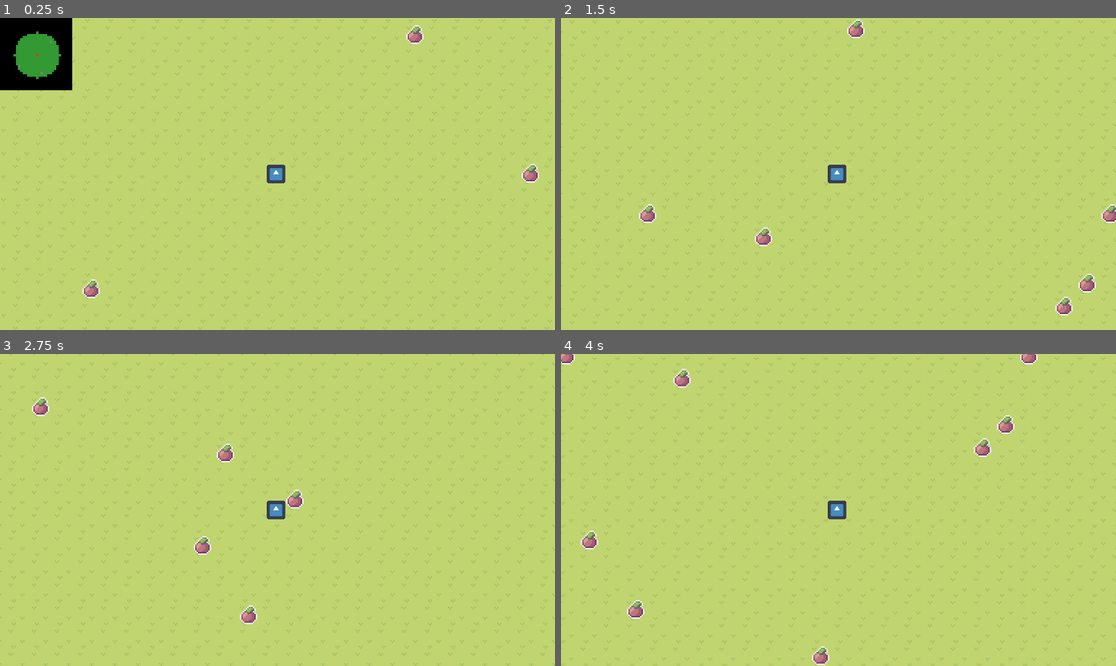
Above: before the commit, frames 1-4 (two rows, left to right).
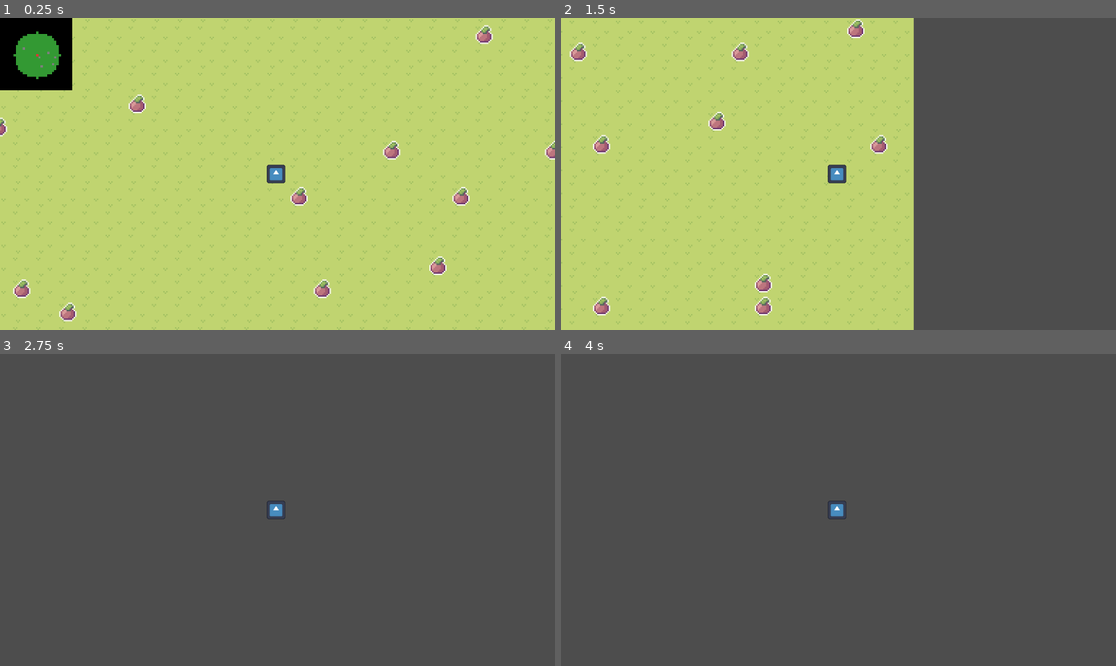
Above: after the commit, the same moments.

Repository: helionlf/Ex-companions
Game: Godot game, scene res://Scenes/MapaProceduralTeste.tscn
Two runs of this game, one before a commit and one after it. Both use one fixed random seed, a clock stepped at 60 frames per second and the inputs below. This scene is started directly instead of the project's main scene. The engine's default icon, where the game draws it, is replaced by a stand-in: a white triangle on a blue panel in a dark square.
Inputs (mouse positions are in pixels of both pictures, inside the frame that each line leads up to):
- Up to frame 1 (0.25 s): no input
- Up to frame 2 (1.5 s): tap Enter at 0.5 s; move the mouse to (599, 55) at 0.52 s; hold D (walk_right) 0.53-1.28 s; hold Q (Abrir) 0.53-1.28 s; click (599, 55) at 0.67 s; tap Space at 1.25 s; move the mouse to (727, 189) at 1.27 s; hold S (walk_down) from 1.28 s (still down); tap F (Fechar) at 1.35 s
- Up to frame 3 (2.75 s): move the mouse to (333, 441) at 2.02 s; release S (walk_down) at 2.03 s; hold D (walk_right) from 2.03 s (still down); hold Z (Zoom_Back) from 2.03 s (still down)
- Up to frame 4 (4 s): tap Enter at 2.75 s; move the mouse to (810, 572) at 2.77 s; release D (walk_right) at 2.78 s; release Z (Zoom_Back) at 2.78 s; hold W (walk_up) 2.78-3.53 s; tap A (walk_feft) at 2.85 s; click (810, 572) at 2.92 s; move the mouse to (1005, 556) at 3.52 s; hold S (walk_down) from 3.53 s (still down); hold Q (Abrir) from 3.53 s (still down)

The runs differ from the first frame. In frame 1, 1.9% of the frame differs, in the area x 0-100%, y 2-98%; in frame 2, 38%; in frame 3, 100%, in the area x 0-100%, y 0-100%; in frame 4, 100%.

Commit message:
concertando problema com hitbox

Diff:
--- a/ex-companions-game/Scenes/MapaProceduralTeste.tscn
+++ b/ex-companions-game/Scenes/MapaProceduralTeste.tscn
@@ -2,7 +2,7 @@
 
 [ext_resource type="Script" uid="uid://bl6ehs1kycgjq" path="res://Scripts/mapa_procedural_teste.gd" id="1_m8m8c"]
 [ext_resource type="Texture2D" uid="uid://rssxqoxeh5hm" path="res://Testes/Grass.png" id="2_anrwn"]
-[ext_resource type="Script" uid="uid://c0l68t7sljakd" path="res://Scenes/mini_mapa.gd" id="3_anrwn"]
+[ext_resource type="Script" uid="uid://c0l68t7sljakd" path="res://Scripts/mini_mapa.gd" id="3_anrwn"]
 
 [sub_resource type="TileSetAtlasSource" id="TileSetAtlasSource_u8ur3"]
 texture = ExtResource("2_anrwn")
--- a/ex-companions-game/Scripts/hurtbox.gd
+++ b/ex-companions-game/Scripts/hurtbox.gd
@@ -8,10 +8,10 @@
 		owner_node.take_damage(damage)
 
 func _on_area_entered(area: Area2D) -> void:
+	if not area.is_in_group("hitbox"):
+		return
+
 	if area.owner_node == owner_node:
 		return
 
-	if not area.is_in_group("hitbox"):
-		return
-
 	take_hit(area.damage)
--- a/ex-companions-game/Scripts/mapa_procedural_teste.gd
+++ b/ex-companions-game/Scripts/mapa_procedural_teste.gd
@@ -9,8 +9,8 @@
 const saida = preload("res://Scenes/saida.tscn")
 
 const Chunk_Size = 16
-const Map_chunks_x = 16
-const Map_chunks_y = 16
+const Map_chunks_x = 2
+const Map_chunks_y = 2
 
 const Chance_Arvore = 0.001
 const Chance_Pedra = 0.02
Renamed: ex-companions-game/Scenes/mini_mapa.gd -> ex-companions-game/Scripts/mini_mapa.gd
Renamed: ex-companions-game/Scenes/mini_mapa.gd.uid -> ex-companions-game/Scripts/mini_mapa.gd.uid
